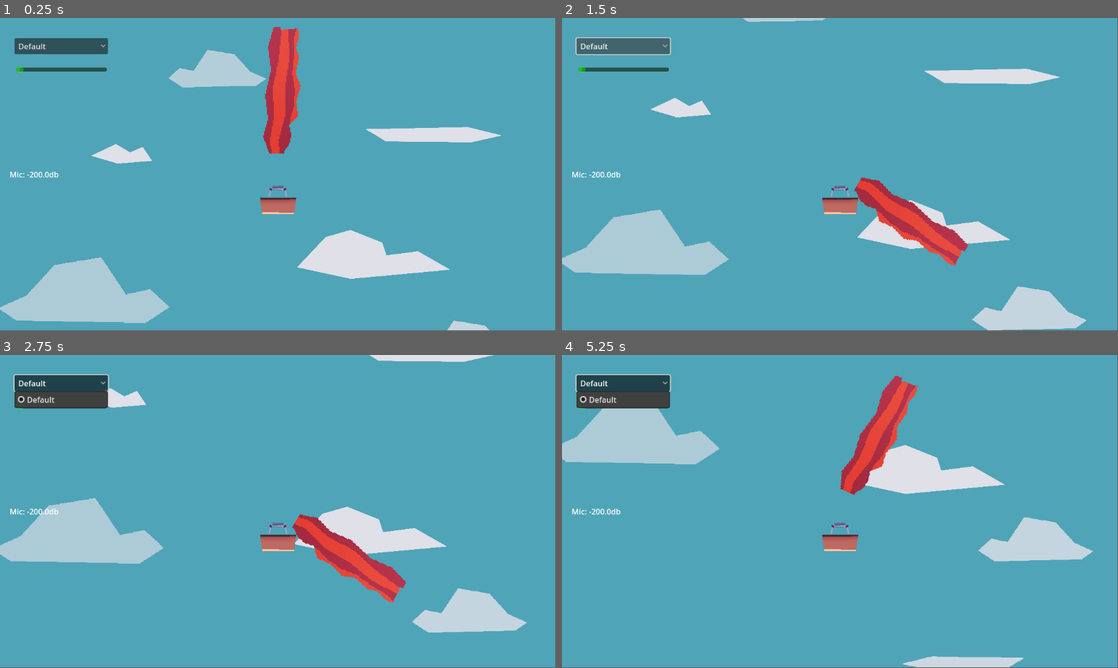
Above: before the commit, frames 1-4 (two rows, left to right).
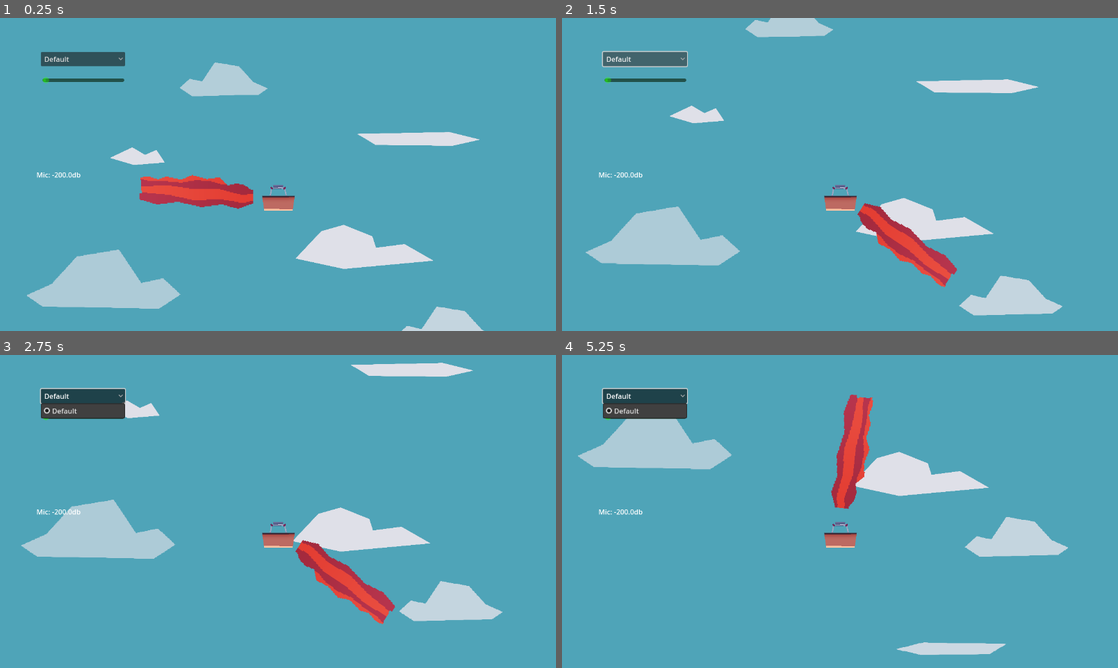
Above: after the commit, the same moments.

Repository: Fabianofski/minijam-191
Game: Godot game, scene res://scenes/game/game.tscn
The game is run twice, just before and just after one commit, with the same random seed, the same clock (stepped at 60 frames per second) and the same inputs.
Inputs (mouse positions are in pixels of both pictures, inside the frame that each line leads up to):
- Up to frame 1 (0.25 s): no input
- Up to frame 2 (1.5 s): click "Default" at 0.5 s; click "Default" at 1.25 s
- Up to frame 3 (2.75 s): click "Default" at 2 s
- Up to frame 4 (5.25 s): move the mouse to (962, 495) at 2.77 s; move the mouse to (728, 527) at 3.52 s; move the mouse to (895, 442) at 4.27 s; move the mouse to (812, 574) at 5.02 s
In our replay, the window is 799x449 before the commit and 800x450 after it. These sizes can differ from the game's own. Grey fills any space a smaller window leaves; there, only what the larger window draws over its background counts as a difference.

The runs differ from the first frame. In frame 1, 12% of the frame differs, in the area x 0-91%, y 2-100%; in frame 2, 12%; in frame 3, 11%; in frame 4, 10%.

Commit message:
fix: Colliders biased towards the player

Diff:
--- a/project.godot
+++ b/project.godot
@@ -25,6 +25,11 @@
 SignalBus="*res://shared/signal_bus.gd"
 GameManager="*res://scenes/game/game_manager.gd"
 
+[display]
+
+window/size/viewport_width=1280
+window/size/viewport_height=720
+
 [rendering]
 
 textures/canvas_textures/default_texture_filter=0
--- a/scenes/game/air_balloon/air_balloon.gd
+++ b/scenes/game/air_balloon/air_balloon.gd
@@ -18,7 +18,7 @@
 	position.x -= diff.x * speed * delta * blow_strength
 	position.x = clamp(position.x, -bounds, bounds)
 	# Balloon rotation
-	balloon_graphics.look_at((get_local_mouse_position().rotated(PI/2))*-1)
+	balloon_graphics.look_at((get_local_mouse_position().rotated(PI/2)) * -1)
 
 func _on_body_entered(_body: Node2D) -> void:
 	SignalBus.game_over.emit()
--- a/scenes/game/air_balloon/air_balloon.tscn
+++ b/scenes/game/air_balloon/air_balloon.tscn
@@ -22,9 +22,10 @@
 texture = ExtResource("2_xf1nk")
 
 [node name="balloon" type="Node2D" parent="."]
+position = Vector2(0, 49)
 
 [node name="balloon graphics" type="Sprite2D" parent="balloon"]
-position = Vector2(0.153084, -174.928)
+position = Vector2(0, -189)
 scale = Vector2(2, 2)
 texture = ExtResource("3_ivjlr")
 
--- a/scenes/game/obstacles/bird/bird.tscn
+++ b/scenes/game/obstacles/bird/bird.tscn
@@ -31,4 +31,8 @@
 position = Vector2(11, -3)
 sprite_frames = SubResource("SpriteFrames_70gd6")
 autoplay = "default"
-frame_progress = 0.714263
+frame_progress = 0.908699
+
+[node name="CollisionShape2D" parent="." index="1"]
+position = Vector2(3, 0)
+scale = Vector2(0.73943, 0.429184)
